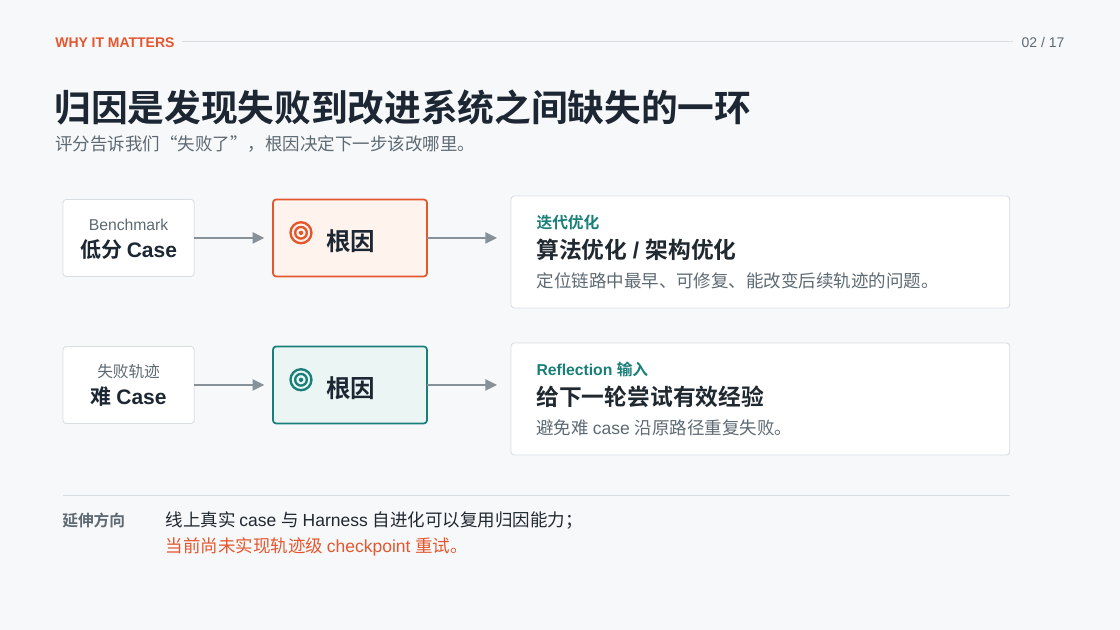
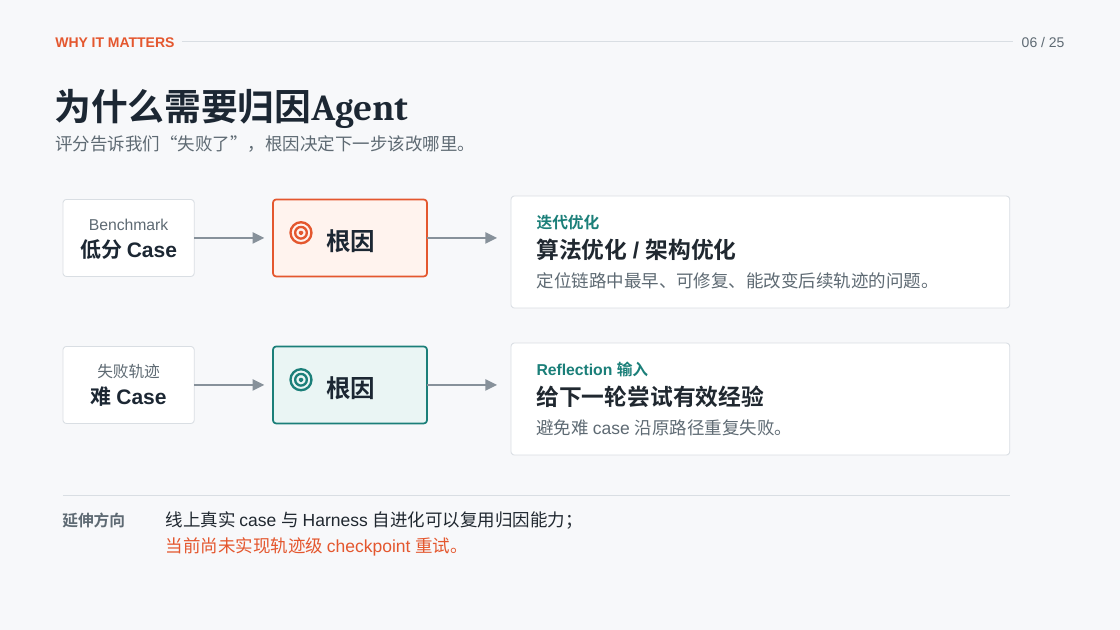
Before and after one commit to Iwtbs27/internship-project-introduction, a slide deck: slide 6 of PPT-MetaGPT/PPT-MetaGPT归因Agent/吕辉煌：归因Agent-PPT.pptx (slide 2 before the commit). Drawn at 1120x630 pixels with LibreOffice and Linux fonts; fonts in the diff are those of the drawing. Boxes give left, top, right and bottom in pixels: in the first picture for what was removed or moved away, otherwise in the second. Text is boxed around its words. In the diff, an @@ line names an element or a change of style, - is before the commit and + after.

```diff
--- a/PPT-MetaGPT/PPT-MetaGPT归因Agent/吕辉煌：归因Agent-PPT.pptx
+++ b/PPT-MetaGPT/PPT-MetaGPT归因Agent/吕辉煌：归因Agent-PPT.pptx
@@ text at (x1=1022, y1=37, x2=1065, y2=47): text changed @@
-02 / 17
+06 / 25
@@ text at (x1=55, y1=89, x2=408, y2=128): text changed @@
-归因是发现失败到改进系统之间缺失的一环
+为什么需要归因Agent
```
Also in this commit, not shown: 13 other slides changed, 9 slides added, 2 slides removed, 7 other files.
